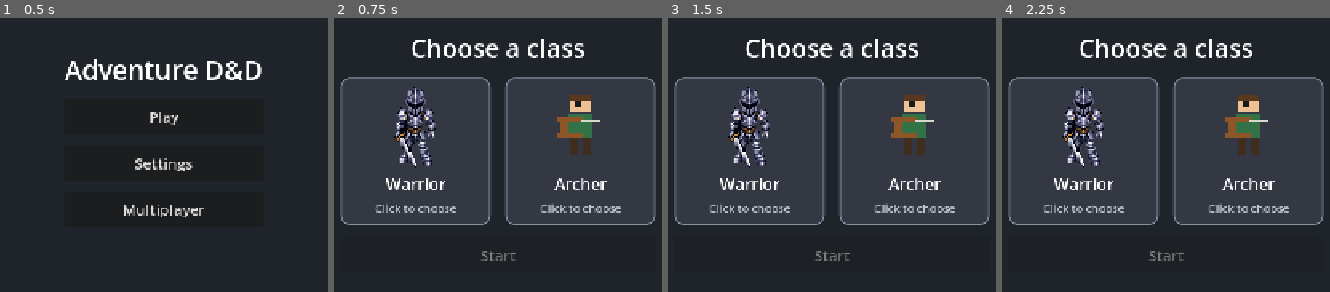
Above: before the commit, frames 1-4 (left to right).
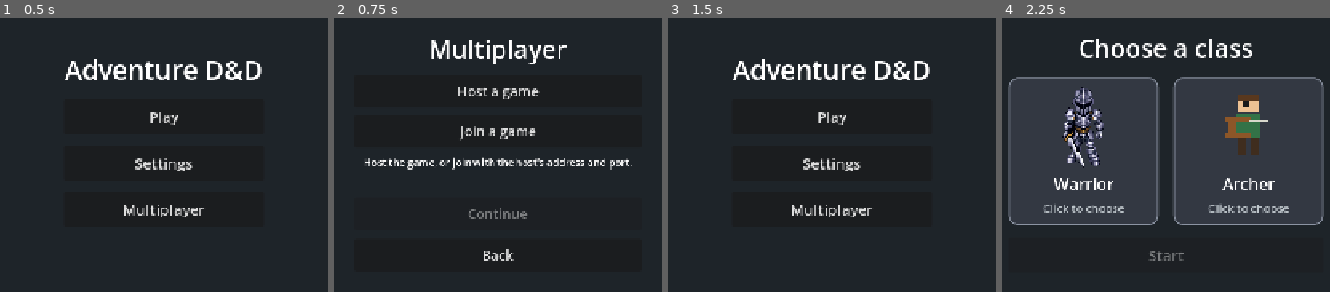
Above: after the commit, the same moments.

Repository: cabfriesen/adventuredandd
Game: Godot game, scene res://scenes/start.tscn
The game is run twice, just before and just after one commit, with the same random seed, the same clock (stepped at 60 frames per second) and the same inputs.
Inputs (mouse positions are in pixels of both pictures, inside the frame that each line leads up to):
- Up to frame 1 (0.5 s): no input
- Up to frame 2 (0.75 s): click "Multiplayer" at 0.5 s
- Up to frame 3 (1.5 s): click (832, 256) at 1.25 s, where only the run after the commit has a clickable "Back"
- Up to frame 4 (2.25 s): click (1166, 116) at 2 s, where only the run after the commit has a clickable "Play"

Frame 1 is identical in both runs. In frame 2, 51% of the frame differs, in the area x 1-99%, y 7-89%; in frame 3, 53%; in frame 4, less than 0.1%.

Commit message:
Open multiplayer on the join screen before class selection.
Co-authored-by: Cursor <cursoragent@cursor.com>

Diff:
--- a/scripts/class_select.gd
+++ b/scripts/class_select.gd
@@ -113,4 +113,7 @@
 	if _picked == "":
 		return
 	Game.begin_run()
-	get_tree().change_scene_to_file("res://scenes/multiplayer.tscn")
+	if Game.join_before_class:
+		get_tree().change_scene_to_file("res://scenes/main.tscn")
+	else:
+		get_tree().change_scene_to_file("res://scenes/multiplayer.tscn")
--- a/scripts/game.gd
+++ b/scripts/game.gd
@@ -5,6 +5,7 @@
 var mode := "solo"
 var session := "none"
 var chosen_class := ""
+var join_before_class := false
 var status := ""
 var map: Node = null
 var layer := "surface"
--- a/scripts/multiplayer_menu.gd
+++ b/scripts/multiplayer_menu.gd
@@ -98,6 +98,14 @@
 	leave.pressed.connect(_on_back_to_class)
 	column.add_child(leave)
 	Game.join_finished.connect(_on_join_finished)
+	if Game.join_before_class:
+		_pick_box.visible = false
+		_connect_box.visible = true
+		back.visible = false
+		leave.text = "Back"
+		leave.pressed.disconnect(_on_back_to_class)
+		leave.pressed.connect(_on_back_to_title)
+		_status.text = "Host the game, or join with the host's address and port."
 
 func _add_style_button(label_text: String, style_name: String) -> void:
 	var button := _make_button(label_text)
@@ -187,7 +195,7 @@
 		var err := Game.host_game(_port.text.strip_edges().to_int())
 		_status.text = Game.status
 		if err == OK:
-			get_tree().change_scene_to_file("res://scenes/main.tscn")
+			_go_after_connect()
 		return
 	if _connect_choice != "join":
 		return
@@ -201,6 +209,12 @@
 	_status.text = Game.status
 	_refresh_connect()
 	if ok and is_inside_tree():
+		_go_after_connect()
+
+func _go_after_connect() -> void:
+	if Game.join_before_class:
+		get_tree().change_scene_to_file("res://scenes/class_select.tscn")
+	else:
 		get_tree().change_scene_to_file("res://scenes/main.tscn")
 
 func _on_back_to_styles() -> void:
@@ -212,3 +226,8 @@
 func _on_back_to_class() -> void:
 	Game.play_solo()
 	get_tree().change_scene_to_file("res://scenes/class_select.tscn")
+
+func _on_back_to_title() -> void:
+	Game.join_before_class = false
+	Game.play_solo()
+	get_tree().change_scene_to_file("res://scenes/start.tscn")
--- a/scripts/start.gd
+++ b/scripts/start.gd
@@ -37,8 +37,10 @@
 	return button
 
 func _on_play_pressed() -> void:
+	Game.join_before_class = false
 	Game.play_solo()
 	get_tree().change_scene_to_file("res://scenes/class_select.tscn")
 
 func _on_multiplayer_pressed() -> void:
-	get_tree().change_scene_to_file("res://scenes/class_select.tscn")
+	Game.join_before_class = true
+	get_tree().change_scene_to_file("res://scenes/multiplayer.tscn")
